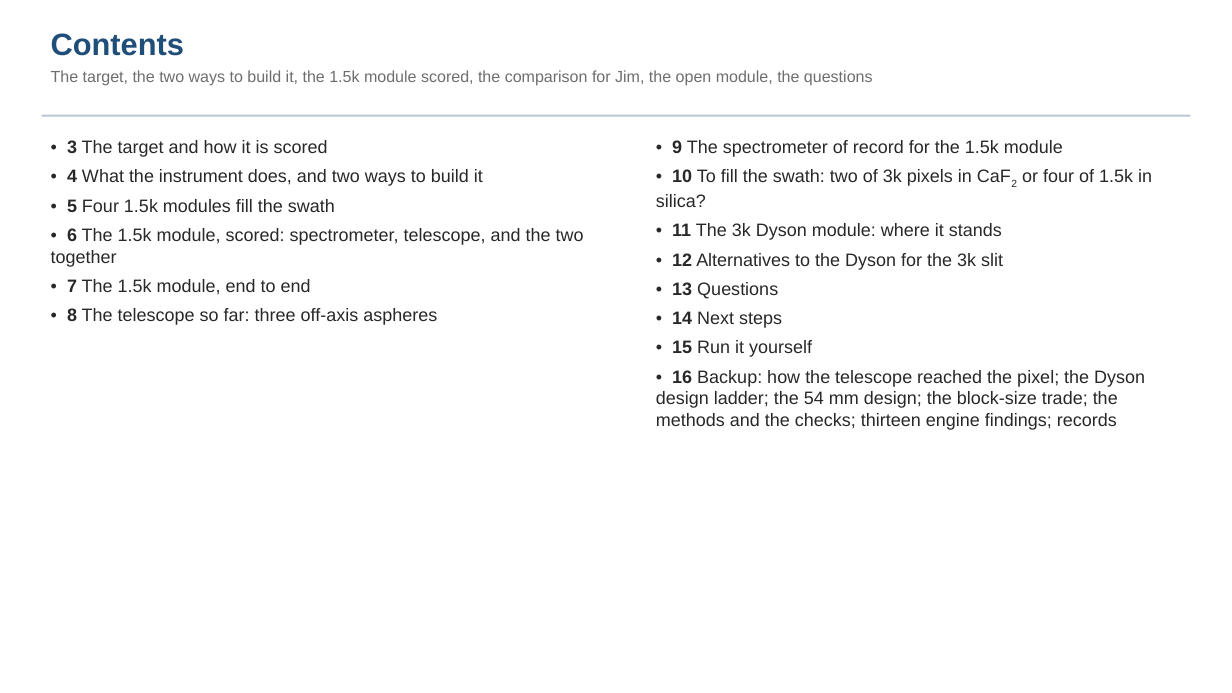
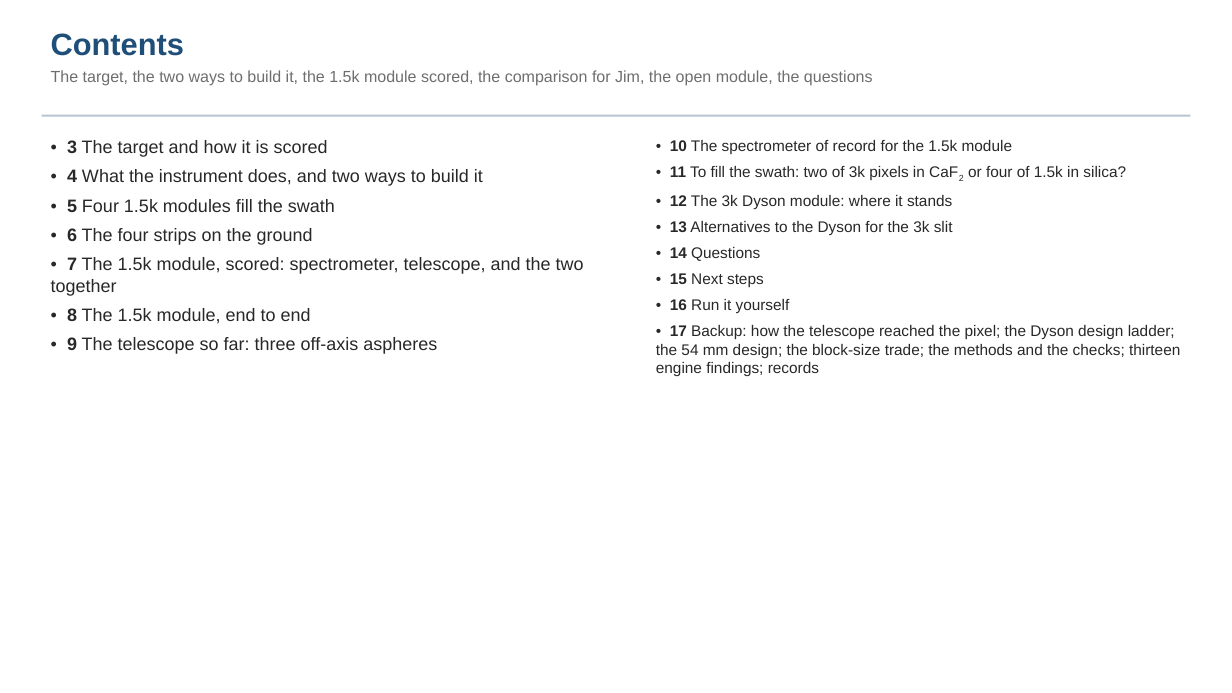
Before and after one commit to nasa-jpl/macos, a slide deck: slide 2 of demo_session/deck_dyson_record.pptx. Drawn at 1232x693 pixels with LibreOffice and Linux fonts; fonts in the diff are those of the drawing. Boxes give left, top, right and bottom in pixels: in the first picture for what was removed or moved away, otherwise in the second. Text is boxed around its words. In the diff, an @@ line names an element or a change of style, - is before the commit and + after.

```diff
--- a/demo_session/deck_dyson_record.pptx
+++ b/demo_session/deck_dyson_record.pptx
@@ text at bbox=[656, 140, 1180, 376]: text changed; size 14 to 12 pt @@
-• 9 The spectrometer of record for the 1.5k module
-• 10 To fill the swath: two of 3k pixels in CaF2 or four of 1.5k in silica?
-• 11 The 3k Dyson module: where it stands
-• 12 Alternatives to the Dyson for the 3k slit
-• 13 Questions
-• 14 Next steps
-• 15 Run it yourself
-• 16 Backup: how the telescope reached the pixel; the Dyson design ladder; the 54 mm design; the block-size trade; the methods and the checks; thirteen engine findings; records
+• 10 The spectrometer of record for the 1.5k module
+• 11 To fill the swath: two of 3k pixels in CaF2 or four of 1.5k in silica?
+• 12 The 3k Dyson module: where it stands
+• 13 Alternatives to the Dyson for the 3k slit
+• 14 Questions
+• 15 Next steps
+• 16 Run it yourself
+• 17 Backup: how the telescope reached the pixel; the Dyson design ladder; the 54 mm design; the block-size trade; the methods and the checks; thirteen engine findings; records
@@ text at bbox=[51, 228, 584, 354]: text changed @@
-• 6 The 1.5k module, scored: spectrometer, telescope, and the two together
-• 7 The 1.5k module, end to end
-• 8 The telescope so far: three off-axis aspheres
+• 6 The four strips on the ground
+• 7 The 1.5k module, scored: spectrometer, telescope, and the two together
+• 8 The 1.5k module, end to end
+• 9 The telescope so far: three off-axis aspheres
```
Also in this commit, not shown: 7 other slides changed, 1 slide added, 3 other files.
